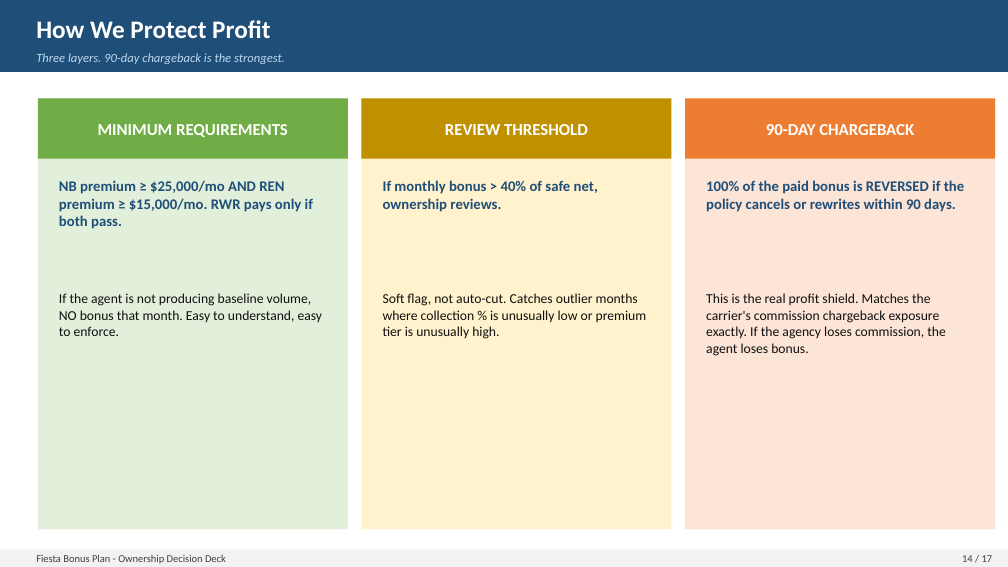
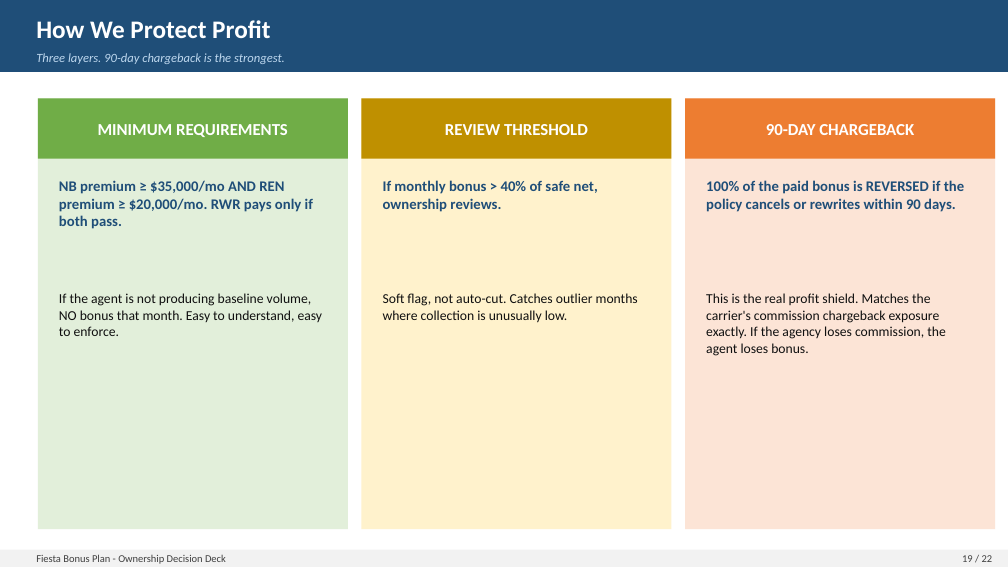
Before and after one commit to FAUS-tech/fiesta-bonus, a slide deck: slide 19 of output/Bonus_Proposal_Presentation.pptx (slide 14 before the commit). Drawn at 1008x567 pixels with LibreOffice and Linux fonts; fonts in the diff are those of the drawing. Boxes give left, top, right and bottom in pixels: in the first picture for what was removed or moved away, otherwise in the second. Text is boxed around its words. In the diff, an @@ line names an element or a change of style, - is before the commit and + after.

```diff
--- a/output/Bonus_Proposal_Presentation.pptx
+++ b/output/Bonus_Proposal_Presentation.pptx
@@ text at [59,180,313,229]: text changed @@
-NB premium ≥ $25,000/mo AND REN premium ≥ $15,000/mo. RWR pays only if both pass.
+NB premium ≥ $35,000/mo AND REN premium ≥ $20,000/mo. RWR pays only if both pass.
@@ text at [383,293,638,323]: text changed @@
-Soft flag, not auto-cut. Catches outlier months where collection % is unusually low or premium tier is unusually high.
+Soft flag, not auto-cut. Catches outlier months where collection is unusually low.
@@ text at [962,555,993,562]: text changed @@
-14 / 17
+19 / 22
```
Also in this commit, not shown: 14 other slides changed, 7 slides added, 2 slides removed, 3 other files.
